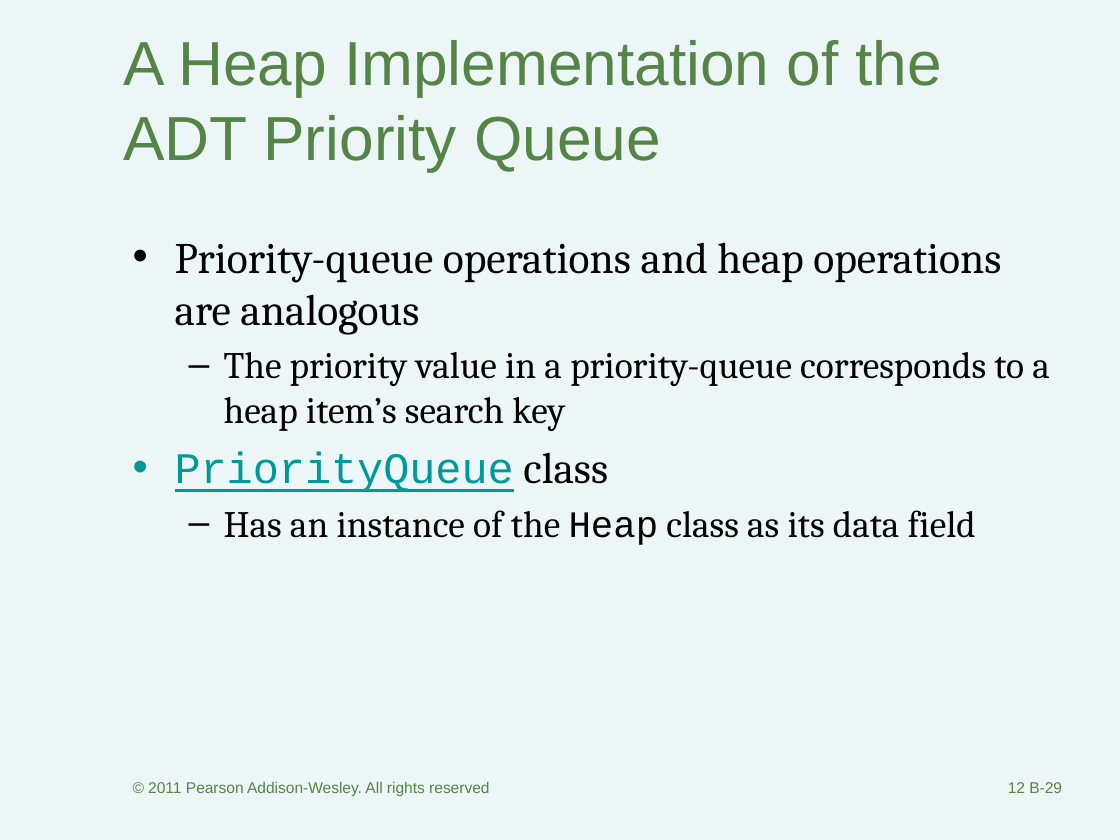
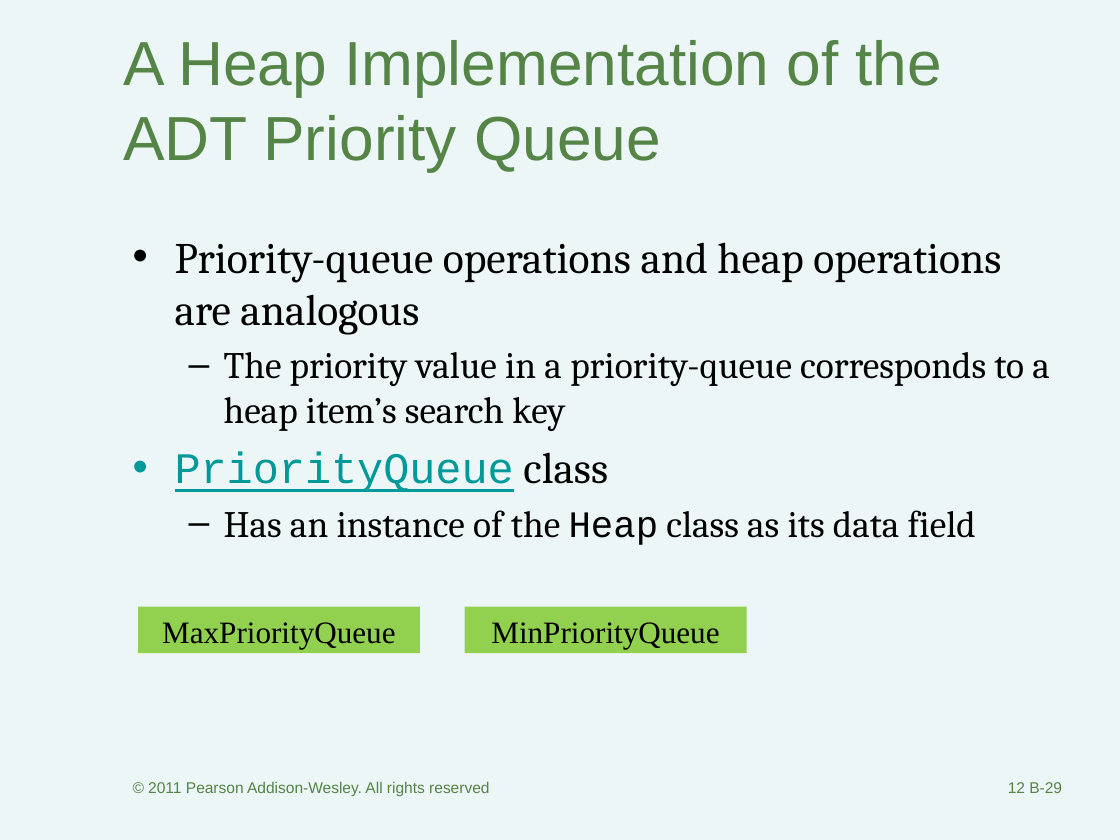
Before and after one commit to bzartoshty/bzartoshty.github.io, a slide deck: slide 29 of COMP182/Lectures/Lecture11/Lecture11-PQ.pptx. Drawn at 1120x840 pixels with LibreOffice and Linux fonts; fonts in the diff are those of the drawing. Boxes give left, top, right and bottom in pixels: in the first picture for what was removed or moved away, otherwise in the second. Text is boxed around its words. In the diff, an @@ line names an element or a change of style, - is before the commit and + after.

```diff
--- a/COMP182/Lectures/Lecture11/Lecture11-PQ.pptx
+++ b/COMP182/Lectures/Lecture11/Lecture11-PQ.pptx
@@ rectangle added at (x1=138, y1=607, x2=420, y2=654), fill #92D050, 20 pt, text #000000 @@
+MaxPriorityQueue
@@ rectangle added at (x1=465, y1=607, x2=747, y2=654), fill #92D050, 20 pt, text #000000 @@
+MinPriorityQueue
```
Also in this commit, not shown: 2 other slides changed, 1 other file.
